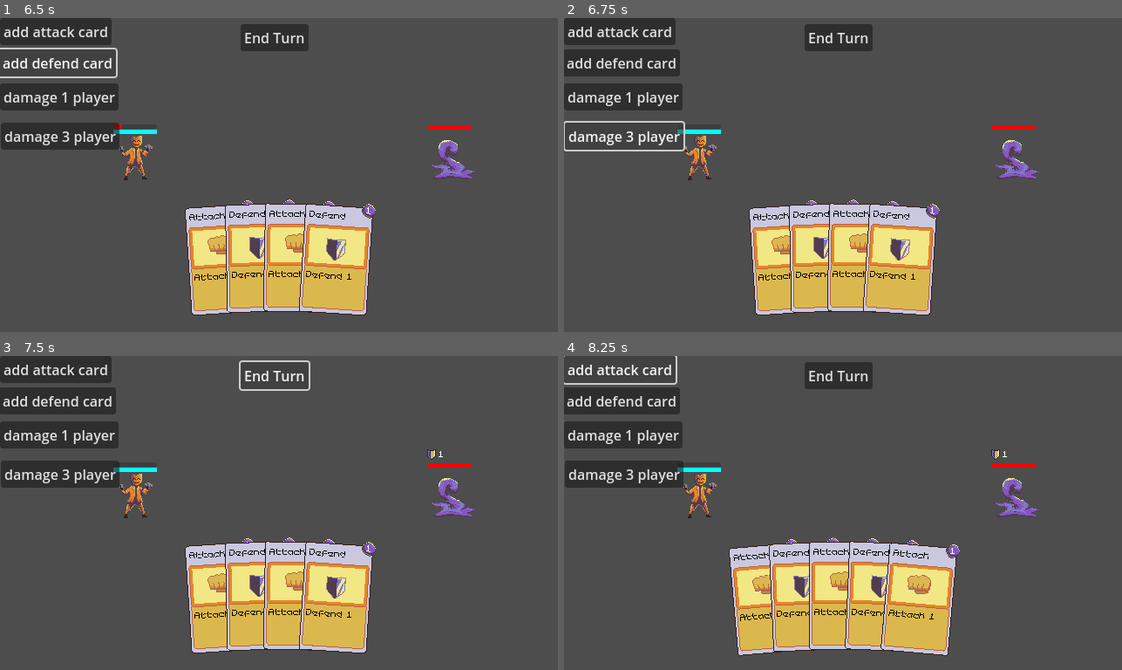
Above: before the commit, frames 1-4 (two rows, left to right).
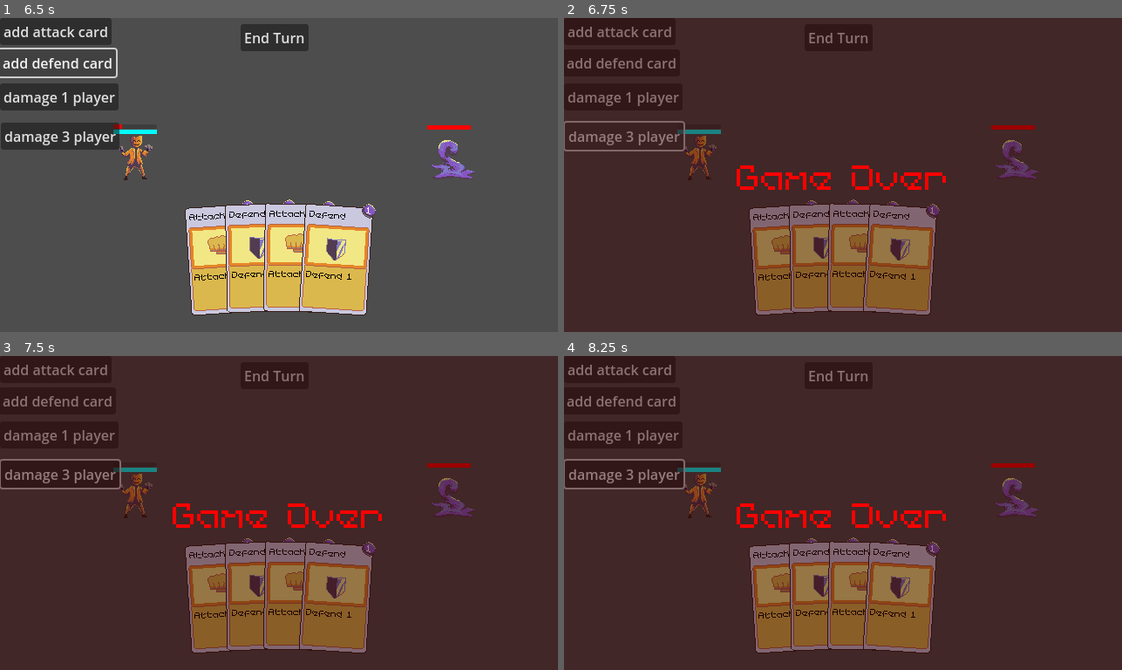
Above: after the commit, the same moments.

Repository: Webbly25/Card-Tutorial
Game: Godot game, scene res://scenes/main.tscn
Same seed, same stepped clock (60 frames per second), same inputs: the game is played once before the commit and once after it.
Inputs:
- Up to frame 1 (6.5 s): click "End Turn" at 0.5 s; click "damage 1 player" at 1.25 s; click "damage 1 player" at 2 s; click "add attack card" at 2.75 s; click "add defend card" at 3.5 s; click "damage 3 player" at 4.25 s; click "add attack card" at 5 s; click "add defend card" at 5.75 s
- Up to frame 2 (6.75 s): click "damage 3 player" at 6.5 s
- Up to frame 3 (7.5 s): click "End Turn" at 7.25 s
- Up to frame 4 (8.25 s): click "add attack card" at 8 s

Frame 1 is identical in both runs. In frame 2, 94% of the frame differs, in the area x 0-100%, y 0-100%; in frame 3, 94%; in frame 4, 94%.

Commit message:
feat: game win and game over state

Diff:
--- a/project.godot
+++ b/project.godot
@@ -28,6 +28,11 @@
 "events": [Object(InputEventMouseButton,"resource_local_to_scene":false,"resource_name":"","device":-1,"window_id":0,"a …(258 unchanged characters)…
 ]
 }
+reset={
+"deadzone": 0.5,
+"events": [Object(InputEventKey,"resource_local_to_scene":false,"resource_name":"","device":-1,"window_id":0,"alt_pressed":false,"shift_pressed":false,"ctrl_pressed":false,"meta_pressed":false,"pressed":false,"keycode":0,"physical_keycode":82,"key_label":0,"unicode":114,"echo":false,"script":null)
+]
+}
 
 [rendering]
 
--- a/scenes/main.tscn
+++ b/scenes/main.tscn
@@ -1,13 +1,68 @@
-[gd_scene load_steps=6 format=3 uid="uid://np1cly8g8i2r"]
+[gd_scene load_steps=9 format=3 uid="uid://np1cly8g8i2r"]
 
 [ext_resource type="PackedScene" uid="uid://dldr1n8cvtwtv" path="res://scenes/character.tscn" id="1_4k8l8"]
 [ext_resource type="Script" path="res://scripts/main.gd" id="1_86531"]
 [ext_resource type="PackedScene" uid="uid://cd717o3b26mih" path="res://scenes/deck.tscn" id="1_vfwxn"]
 [ext_resource type="Script" path="res://scripts/game_controller.gd" id="2_0i8do"]
 [ext_resource type="Texture2D" uid="uid://c7wh5dn58dadl" path="res://assets/sprites/enemy_character.png" id="2_grunp"]
+[ext_resource type="FontFile" uid="uid://3dxeqlsm06pa" path="res://assets/fonts/MemoryPro.ttf" id="6_c4gvt"]
+
+[sub_resource type="LabelSettings" id="LabelSettings_bbequ"]
+font = ExtResource("6_c4gvt")
+font_size = 64
+font_color = Color(1, 0, 0, 1)
+
+[sub_resource type="LabelSettings" id="LabelSettings_wiwh2"]
+font = ExtResource("6_c4gvt")
+font_size = 64
+font_color = Color(0, 1, 0, 1)
 
 [node name="Main" type="Node2D"]
 script = ExtResource("1_86531")
+
+[node name="Overlays" type="CanvasLayer" parent="."]
+
+[node name="GameOverOverlay" type="ColorRect" parent="Overlays"]
+visible = false
+anchors_preset = 15
+anchor_right = 1.0
+anchor_bottom = 1.0
+grow_horizontal = 2
+grow_vertical = 2
+color = Color(0.207843, 0, 0, 0.490196)
+
+[node name="Label" type="Label" parent="Overlays/GameOverOverlay"]
+layout_mode = 1
+anchors_preset = 15
+anchor_right = 1.0
+anchor_bottom = 1.0
+grow_horizontal = 2
+grow_vertical = 2
+text = "Game Over"
+label_settings = SubResource("LabelSettings_bbequ")
+horizontal_alignment = 1
+vertical_alignment = 1
+
+[node name="GameWinOverlay" type="ColorRect" parent="Overlays"]
+visible = false
+anchors_preset = 15
+anchor_right = 1.0
+anchor_bottom = 1.0
+grow_horizontal = 2
+grow_vertical = 2
+color = Color(0, 0.611765, 0, 0.490196)
+
+[node name="Label" type="Label" parent="Overlays/GameWinOverlay"]
+layout_mode = 1
+anchors_preset = 15
+anchor_right = 1.0
+anchor_bottom = 1.0
+grow_horizontal = 2
+grow_vertical = 2
+text = "VICTORY"
+label_settings = SubResource("LabelSettings_wiwh2")
+horizontal_alignment = 1
+vertical_alignment = 1
 
 [node name="GameController" type="Node2D" parent="."]
 script = ExtResource("2_0i8do")
--- a/scripts/character.gd
+++ b/scripts/character.gd
@@ -4,15 +4,17 @@
 extends Node2D
 
 @export var max_health: int = 10
-@export var current_health: int = 10
+var current_health: int = 10
 
 @export var show_mana: bool = true
 @export var max_mana: int = 5
-@export var current_mana: int = max_mana
+var current_mana: int = max_mana
 
-@export var armour: int = 0
+var armour: int = 0
 
 @export var texture: Texture2D
+
+# TODO: max health and mana may change, so need initial max values
 
 # Called when the node enters the scene tree for the first time.
 func _ready():
@@ -41,6 +43,11 @@
 func set_health(new_health) -> void:
 	current_health = clampi(new_health, 0, max_health)
 	$HealthBar.value = current_health
+
+func reset() -> void:
+	set_health(max_health)
+	set_mana(max_mana)
+	set_armour(0)
 
 func take_damage(damage: int) -> void:
 	if armour > damage:
--- a/scripts/deck.gd
+++ b/scripts/deck.gd
@@ -15,6 +15,9 @@
 func _process(_delta) -> void:
 	pass
 
+func reset() -> void:
+	hand.reset()
+
 func remove_card(card: Card) -> void:
 	hand.remove_card(card)
 
--- a/scripts/game_controller.gd
+++ b/scripts/game_controller.gd
@@ -12,6 +12,9 @@
 var current_state: GameState = GameState.PLAYER_TURN
 
 func transition(new_state: GameState) -> void:
+	if (current_state == new_state):
+		return
+
 	# leaving current state
 	match current_state:
 		GameState.PLAYER_TURN:
--- a/scripts/hand.gd
+++ b/scripts/hand.gd
@@ -30,6 +30,11 @@
 func _process(_delta) -> void:
 	if (touched_idxs.size() > 0):
 		hand[calc_highlight_idx()].highlight()
+
+func reset() -> void:
+	for card in hand:
+		card.queue_free()
+	hand.clear()
 
 func add_card(card: Card) -> void:
 	hand.push_back(card)
--- a/scripts/main.gd
+++ b/scripts/main.gd
@@ -10,21 +10,48 @@
 
 # Called every frame. 'delta' is the elapsed time since the previous frame.
 func _process(_delta: float) -> void:
-	if game_controller.current_state == GameController.GameState.ENEMY_TURN:
-		# simulate enemy AI
-		match enemy_ai_state:
-			0:
-				$GameScreen/Enemy.add_armour(0)
-				$GameScreen/Player.take_damage(3)
-			1:
-				$GameScreen/Enemy.add_armour(1)
-				$GameScreen/Player.take_damage(2)
-			2:
-				$GameScreen/Enemy.add_armour(2)
-				$GameScreen/Player.take_damage(1)
 
-		enemy_ai_state = posmod(enemy_ai_state + 1, 3)
-		game_controller.transition(GameController.GameState.PLAYER_TURN)
+	if ($GameScreen/Player.current_health <= 0):
+		game_controller.transition(GameController.GameState.GAME_OVER)
+	elif ($GameScreen/Enemy.current_health <= 0):
+		game_controller.transition(GameController.GameState.GAME_WIN)
+
+	match game_controller.current_state:
+		GameController.GameState.PLAYER_TURN:
+			pass
+		GameController.GameState.ENEMY_TURN:
+			# simulate enemy AI
+			match enemy_ai_state:
+				0:
+					$GameScreen/Enemy.add_armour(0)
+					$GameScreen/Player.take_damage(3)
+				1:
+					$GameScreen/Enemy.add_armour(1)
+					$GameScreen/Player.take_damage(2)
+				2:
+					$GameScreen/Enemy.add_armour(2)
+					$GameScreen/Player.take_damage(1)
+
+			enemy_ai_state = posmod(enemy_ai_state + 1, 3)
+			game_controller.transition(GameController.GameState.PLAYER_TURN)
+		GameController.GameState.GAME_OVER:
+			$Overlays/GameOverOverlay.visible = true
+		GameController.GameState.GAME_WIN:
+			$Overlays/GameWinOverlay.visible = true
+
+func _input(event):
+	if (event is InputEventKey):
+		if (event.is_action_pressed("reset")):
+			game_reset()
+
+func game_reset() -> void:
+	enemy_ai_state = 0
+	$GameScreen/Player.reset()
+	$GameScreen/Enemy.reset()
+	$Deck.reset()
+	$Overlays/GameOverOverlay.visible = false
+	$Overlays/GameWinOverlay.visible = false
+	game_controller.current_state = GameController.GameState.PLAYER_TURN
 
 func _on_deck_card_activated(card: Card) -> void:
 	if (card.cost > $GameScreen/Player.current_mana):
